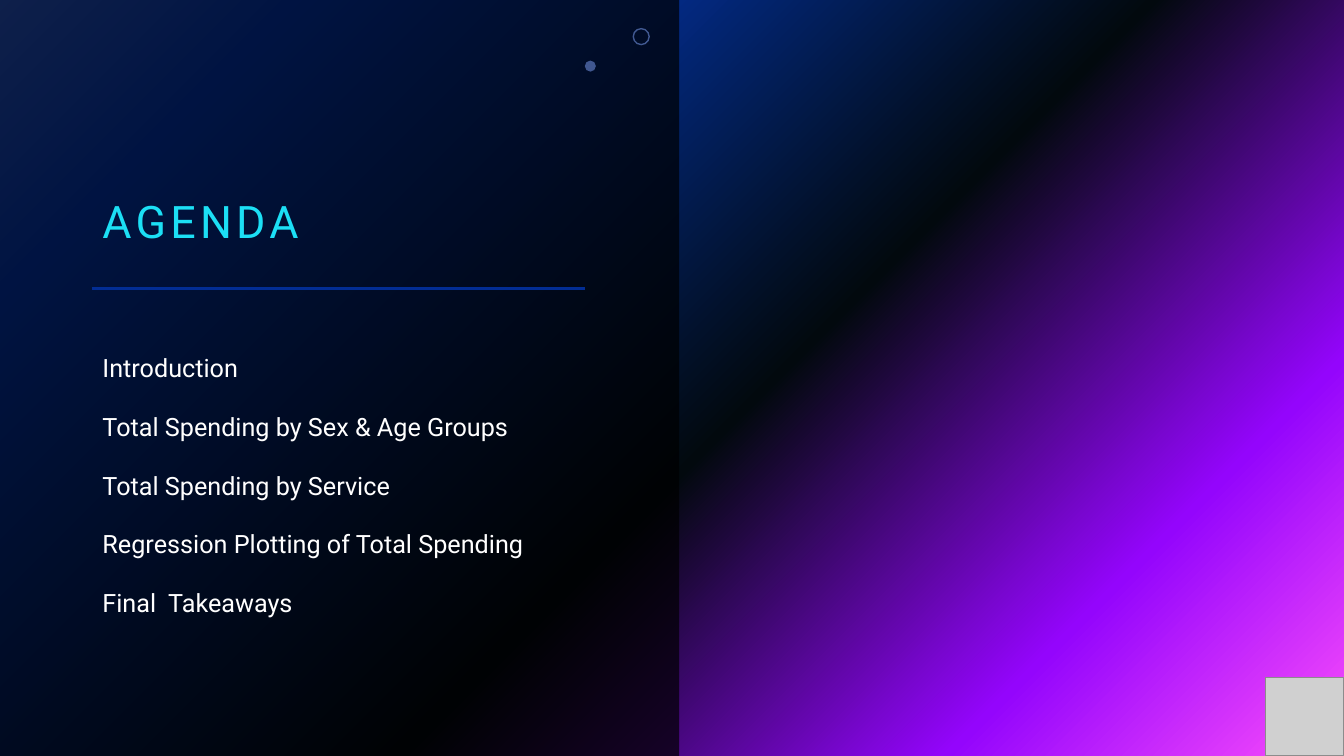
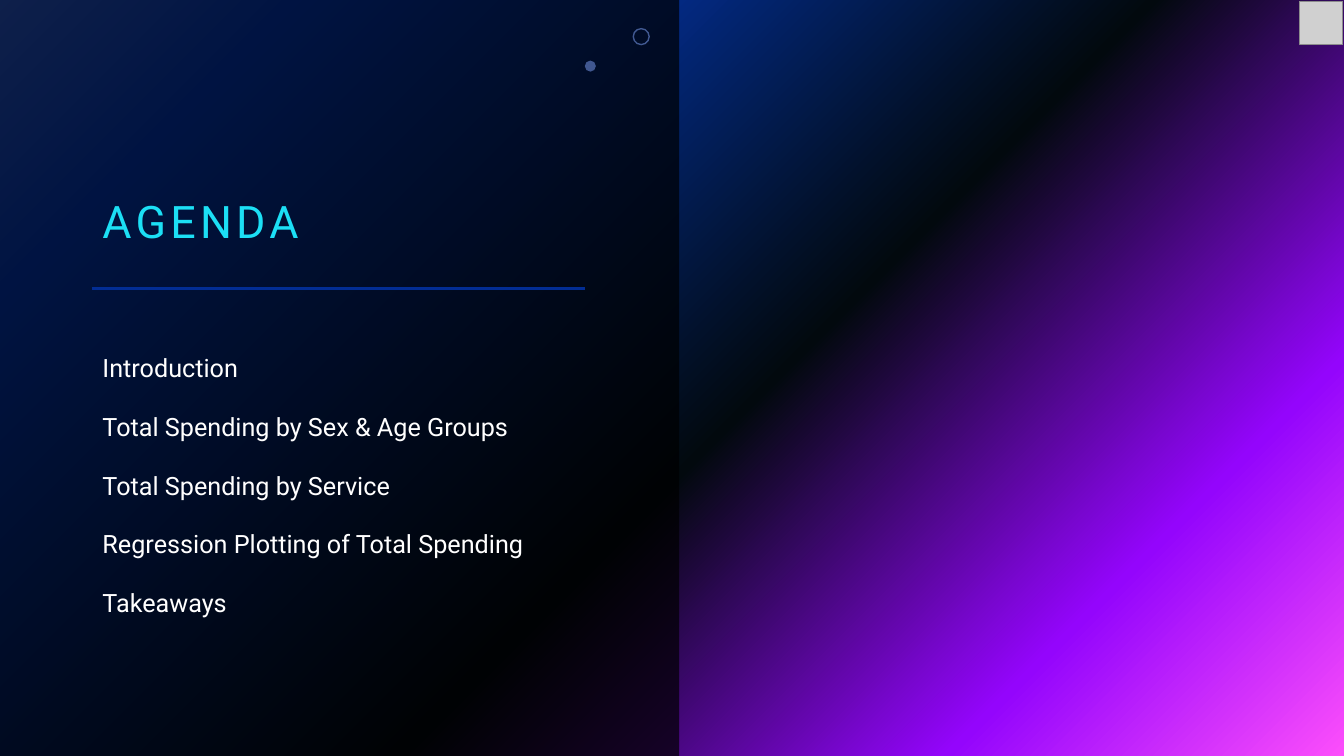
Before and after one commit to vokouns/us-healthcare-spending, a slide deck: slide 2 of Presentation.pptx. Drawn at 1344x756 pixels with LibreOffice and Linux fonts; fonts in the diff are those of the drawing; grey boxes stand for pictures; background and template pictures are left out. Boxes give left, top, right and bottom in pixels: in the first picture for what was removed or moved away, otherwise in the second. Text is boxed around its words. In the diff, an @@ line names an element or a change of style, - is before the commit and + after.

```diff
--- a/Presentation.pptx
+++ b/Presentation.pptx
@@ picture added at [1300, 2, 1343, 45] @@
@@ text at [102, 593, 226, 618]: text changed @@
-Final Takeaways
+Takeaways
@@ picture removed at [1266, 679, 1344, 756] @@
```
Also in this commit, not shown: 6 other slides changed, 1 other file.
